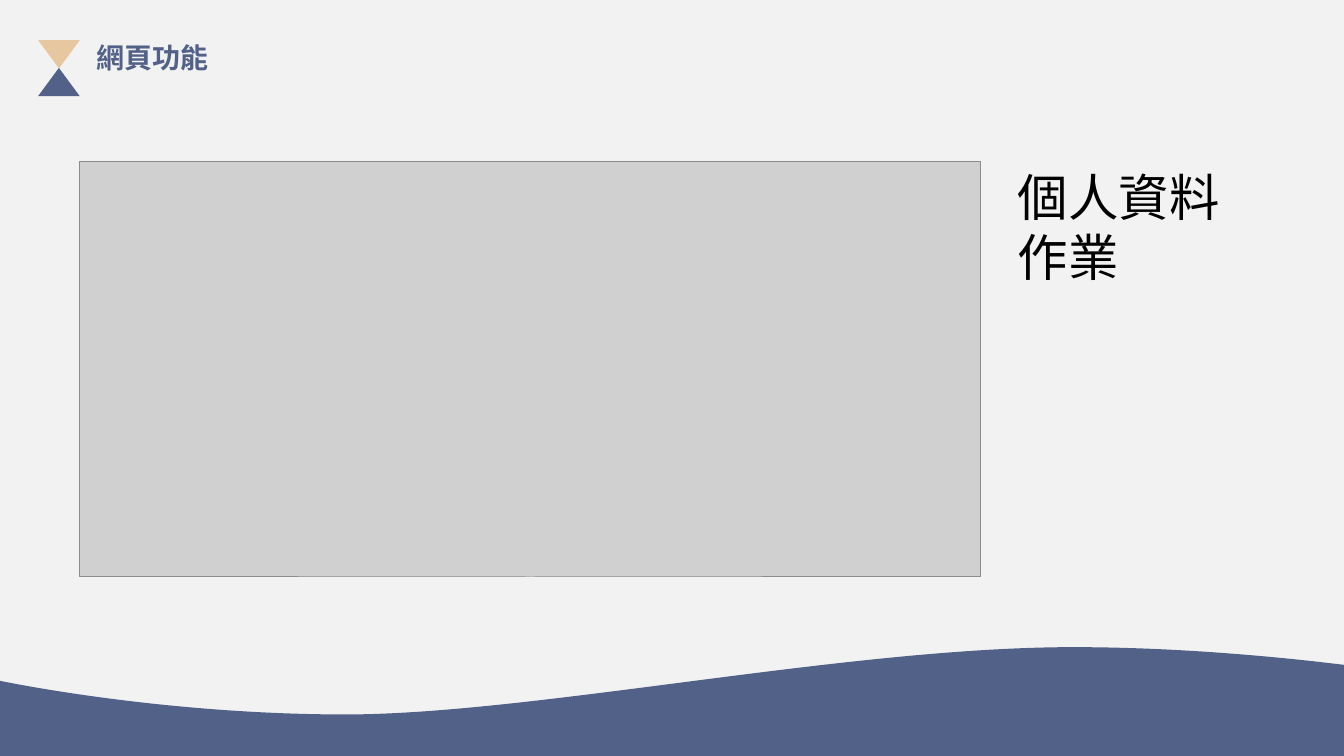
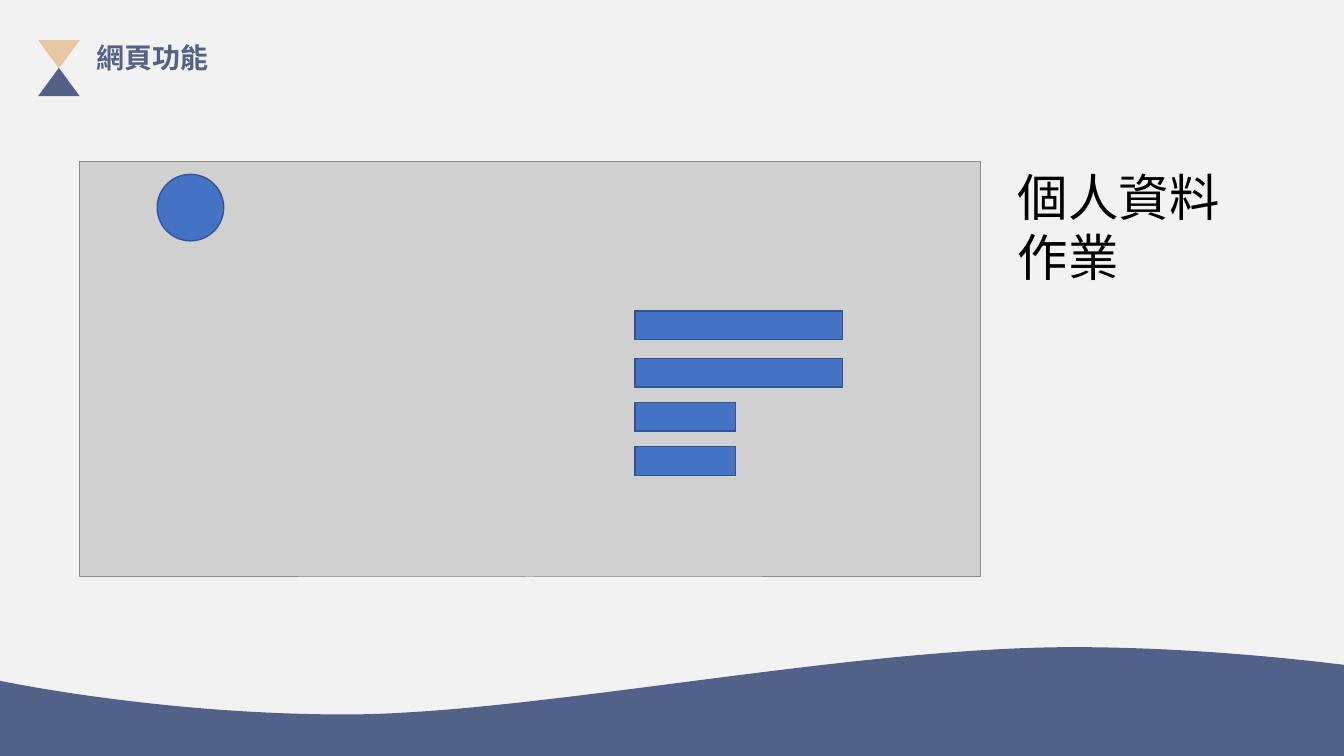
Before and after one commit to 35596035/End-of-period-project, a slide deck: slide 9 of 系統分析PPT.pptx. Drawn at 1344x756 pixels with LibreOffice and Linux fonts; fonts in the diff are those of the drawing; grey boxes stand for pictures. Boxes give left, top, right and bottom in pixels: in the first picture for what was removed or moved away, otherwise in the second. Text is boxed around its words. In the diff, an @@ line names an element or a change of style, - is before the commit and + after.

Commit message:
Final PPT-0620

```diff
--- a/系統分析PPT.pptx
+++ b/系統分析PPT.pptx
@@ ellipse added at box(157, 174, 224, 241), fill #4472C4, outline #325491 1 pt @@
@@ rectangle added at box(635, 312, 843, 340), fill #4472C4, outline #325491 1 pt @@
@@ rectangle added at box(635, 359, 843, 387), fill #4472C4, outline #325491 1 pt @@
@@ rectangle added at box(635, 402, 736, 431), fill #4472C4, outline #325491 1 pt @@
@@ rectangle added at box(635, 447, 736, 475), fill #4472C4, outline #325491 1 pt @@
```
Also in this commit, not shown: 6 other slides changed.
